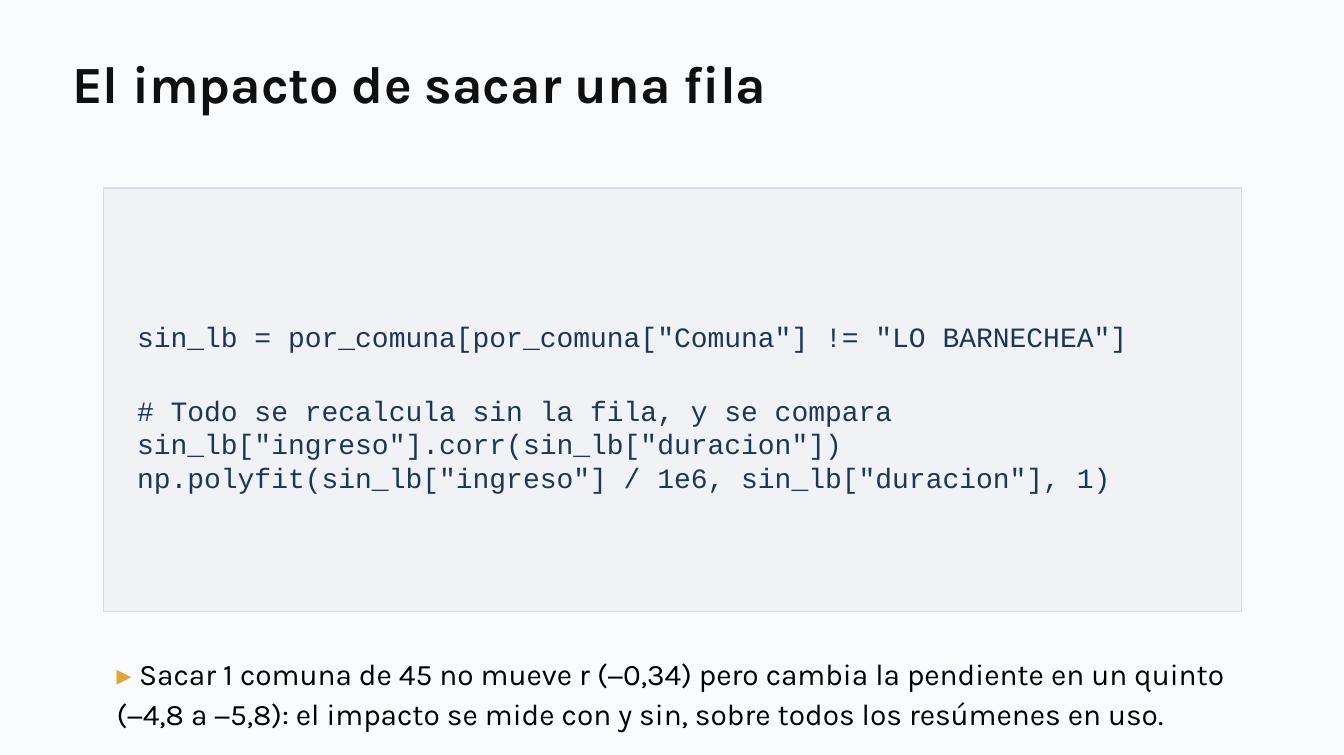
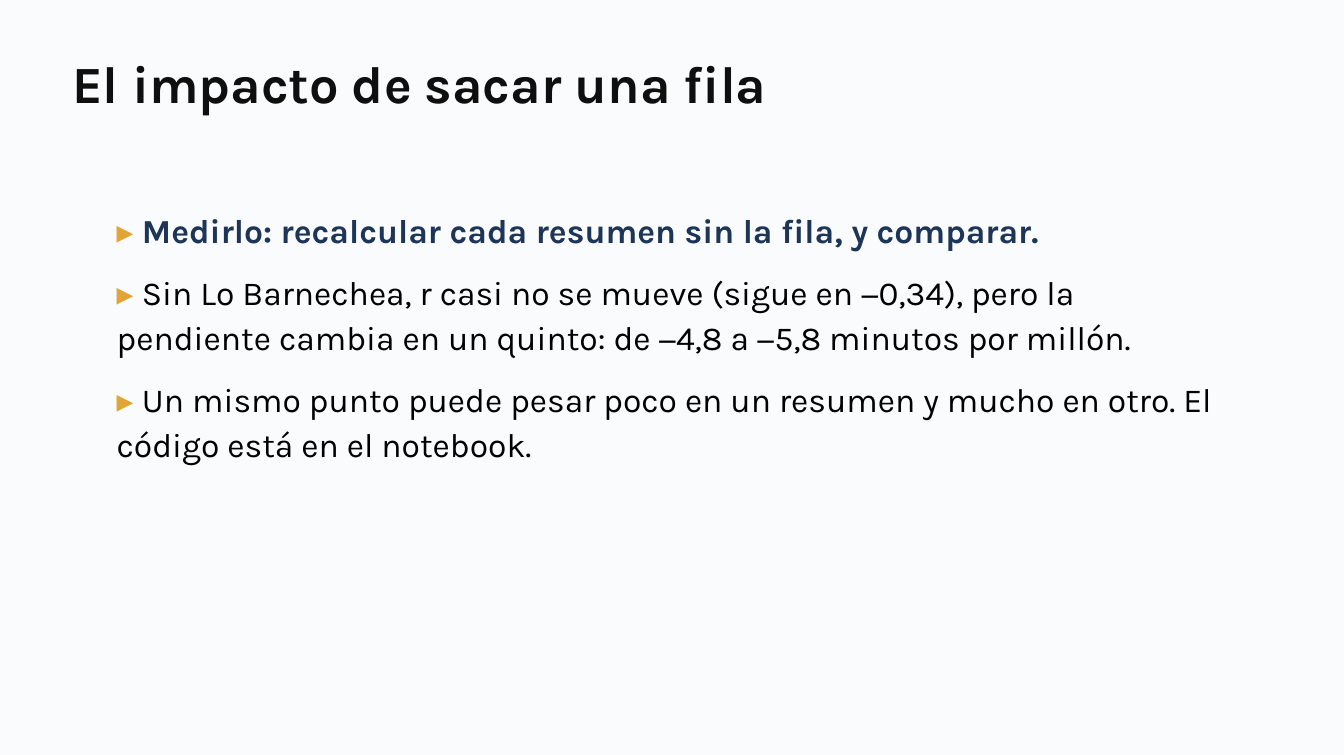
Before and after one commit to daniopitz/diplomado-cdd, a slide deck: slide 39 of presentaciones/clase03_eda_bivariado.pptx (slide 36 before the commit). Drawn at 1344x755 pixels with LibreOffice and Linux fonts; fonts in the diff are those of the drawing. Boxes give left, top, right and bottom in pixels: in the first picture for what was removed or moved away, otherwise in the second. Text is boxed around its words. In the diff, an @@ line names an element or a change of style, - is before the commit and + after.

```diff
--- a/presentaciones/clase03_eda_bivariado.pptx
+++ b/presentaciones/clase03_eda_bivariado.pptx
@@ text "▸ Medirlo: recalcular cada resumen ...": place and size @@
-text "▸ Medirlo: recalcular cada resumen ..." at [103,188,1242,612]
+text "▸ Medirlo: recalcular cada resumen ..." at [117,219,1211,466]
@@ text "▸ Medirlo: recalcular cada resumen ..." at [117,219,1211,466]: vertical alignment middle to top; fill #F0F2F5 to none; outline #D8DDE3 0.75 pt to none @@
@@ text at [117,219,1211,466]: text changed; size 15 to 18 pt; font Courier New to Karla; text colour #1D3557 to #000000 @@
-sin_lb = por_comuna[por_comuna["Comuna"] != "LO BARNECHEA"]
-# Todo se recalcula sin la fila, y se compara
-sin_lb["ingreso"].corr(sin_lb["duracion"])
-np.polyfit(sin_lb["ingreso"] / 1e6, sin_lb["duracion"], 1)
+▸ Medirlo: recalcular cada resumen sin la fila, y comparar.
+▸ Sin Lo Barnechea, r casi no se mueve (sigue en −0,34), pero la pendiente cambia en un quinto: de −4,8 a −5,8 minutos por millón.
+▸ Un mismo punto puede pesar poco en un resumen y mucho en otro. El código está en el notebook.
@@ text removed at [117,663,1224,733] @@
-▸ Sacar 1 comuna de 45 no mueve r (−0,34) pero cambia la pendiente en un quinto (−4,8 a −5,8): el impacto se mide con y sin, sobre todos los resúmenes en uso.
```
Also in this commit, not shown: 7 other slides changed, 5 slides added, 1 slide removed, 3 other files.
